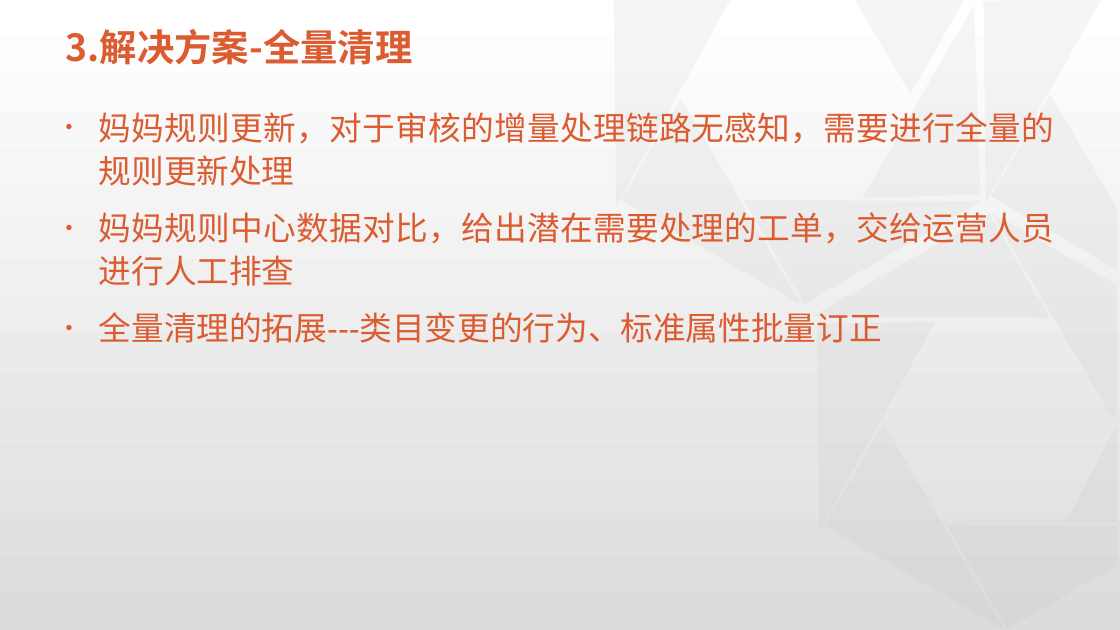
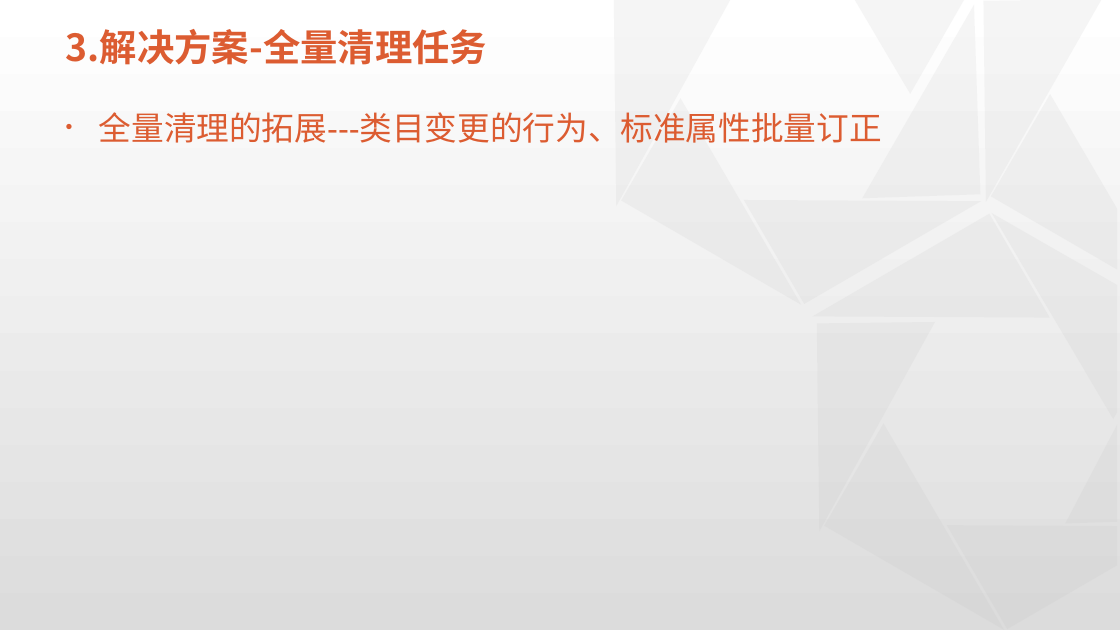
Before and after one commit to physicsLoveJava/java-miscellaneous, a slide deck: slide 20 of tech-interview/a-task/实习总结预展示板-新版.pptx (slide 21 before the commit). Drawn at 1120x630 pixels with LibreOffice and Linux fonts; fonts in the diff are those of the drawing; background and template pictures are left out. Boxes give left, top, right and bottom in pixels: in the first picture for what was removed or moved away, otherwise in the second. Text is boxed around its words. In the diff, an @@ line names an element or a change of style, - is before the commit and + after.

Commit message:
实习总结ppt更新

```diff
--- a/tech-interview/a-task/实习总结预展示板-新版.pptx
+++ b/tech-interview/a-task/实习总结预展示板-新版.pptx
@@ title at box(66, 29, 488, 65): text changed @@
-3.解决方案-全量清理
+3.解决方案-全量清理任务
@@ text at box(99, 112, 1054, 286): paragraphs removed @@
-• 妈妈规则更新，对于审核的增量处理链路无感知，需要进行全量的规则更新处理
-• 妈妈规则中心数据对比，给出潜在需要处理的工单，交给运营人员进行人工排查
```
Also in this commit, not shown: 10 other slides changed, 4 slides added, 2 slides removed.
